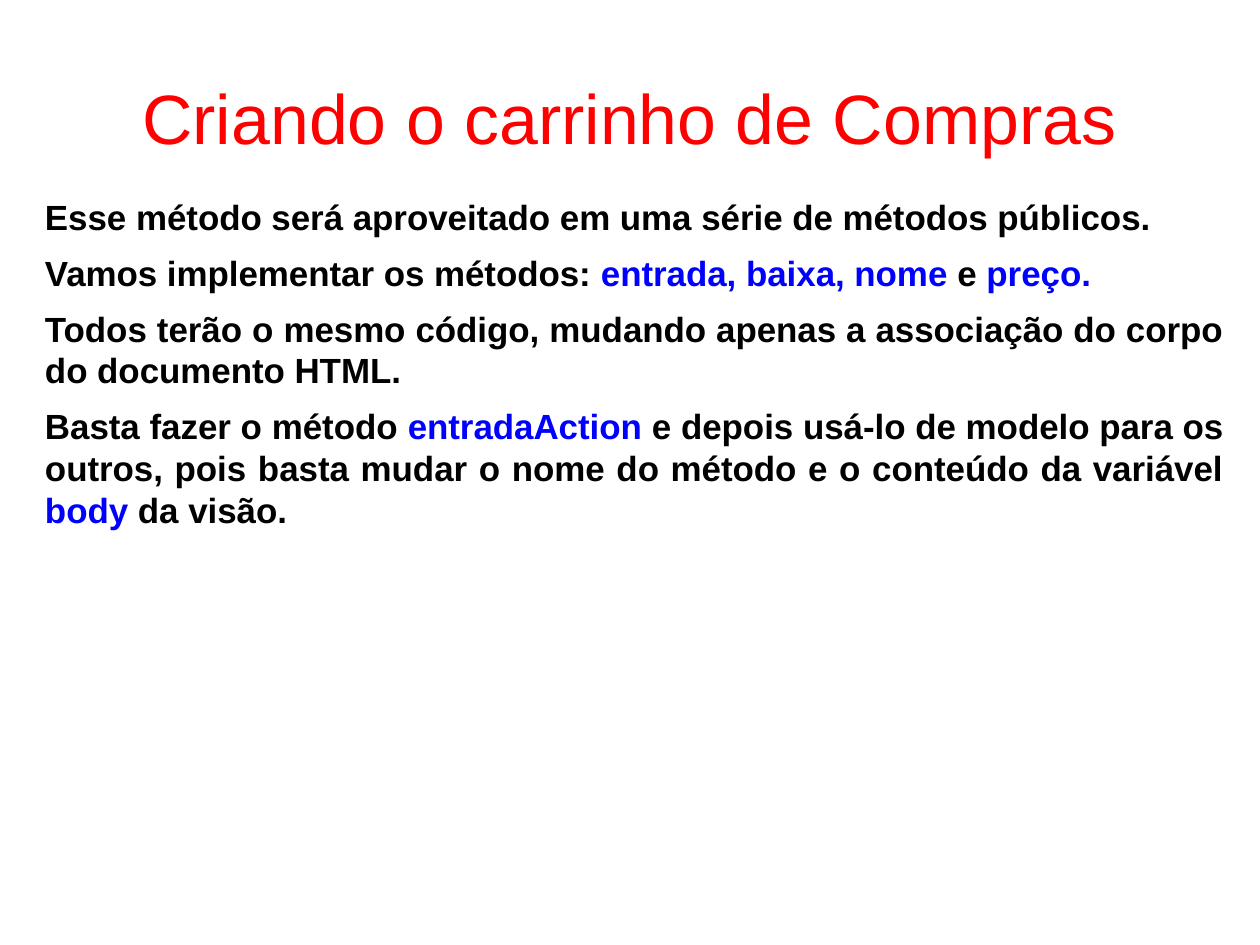
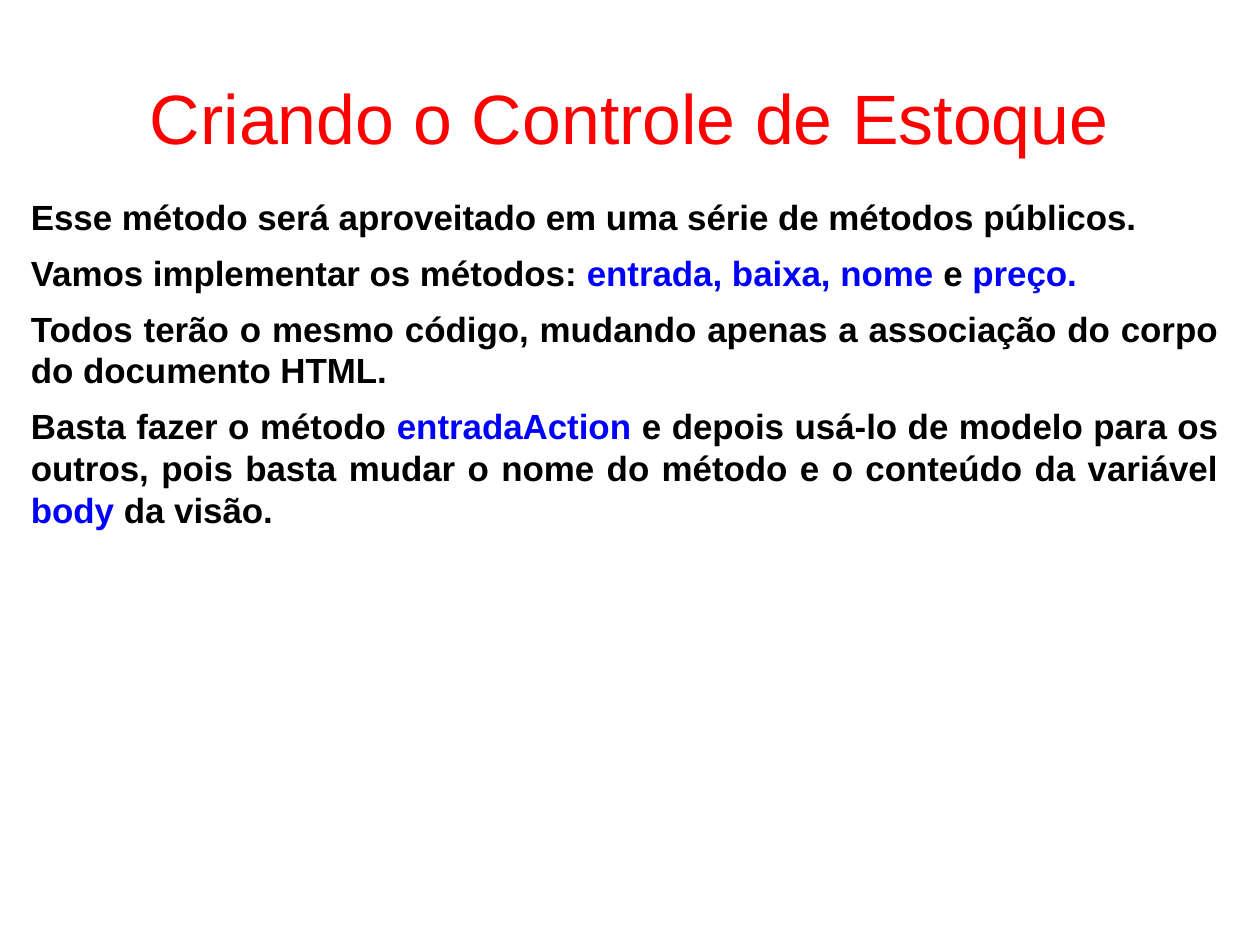
Before and after one commit to fgsl/lojasacme, a slide deck: slide 139 of docs/tutorial.odp (slide 138 before the commit). Drawn at 1260x945 pixels with LibreOffice and Linux fonts; fonts in the diff are those of the drawing. Boxes give left, top, right and bottom in pixels: in the first picture for what was removed or moved away, otherwise in the second. Text is boxed around its words. In the diff, an @@ line names an element or a change of style, - is before the commit and + after.

Commit message:
Alterar o título dos slides a partir do 122 para "Criando o Controle de Estoque" #69

```diff
--- a/docs/tutorial.odp
+++ b/docs/tutorial.odp
@@ title at <box>150,93,1108,157</box>: text changed @@
-Criando o carrinho de Compras
+Criando o Controle de Estoque
@@ text "Esse método será aproveitado em ..." rewrapped from <box>45,204,1224,530</box> to <box>31,204,1218,530</box> @@
```
Also in this commit, not shown: 27 other slides changed, 1 slide added, 1 slide removed, 10 other files.
